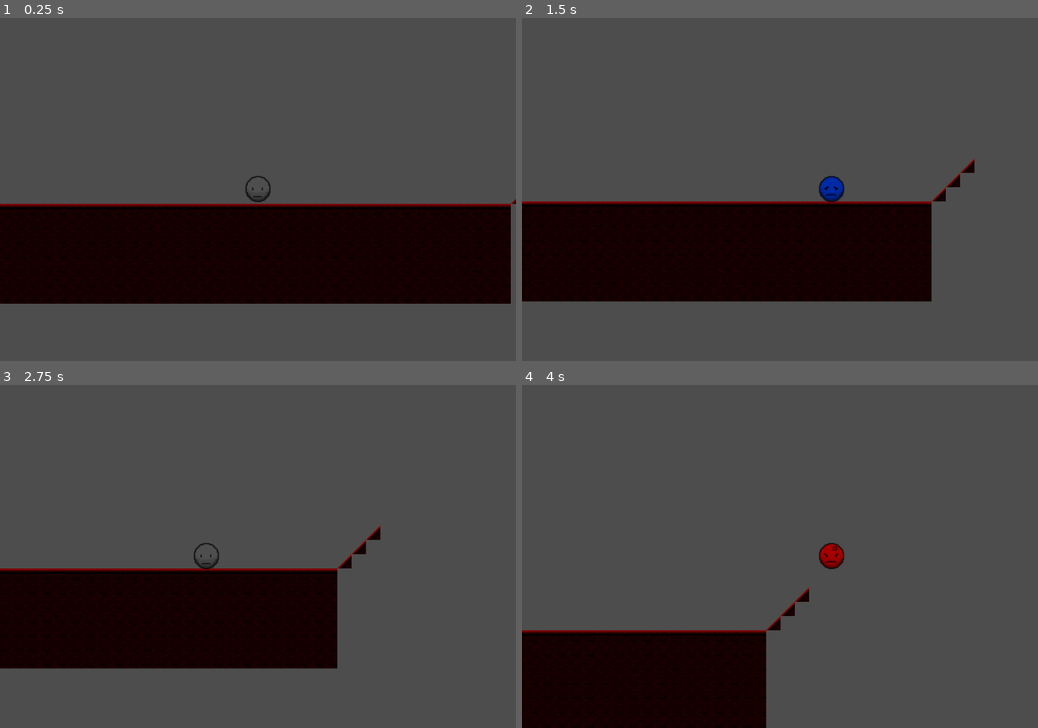
Above: before the commit, frames 1-4 (two rows, left to right).
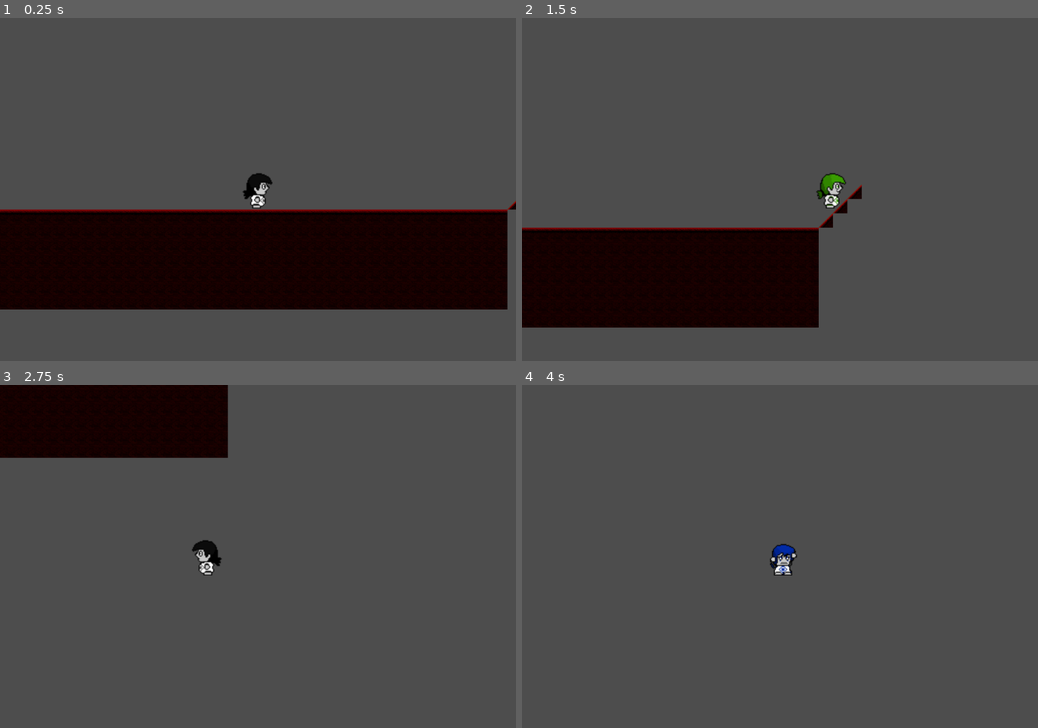
Above: after the commit, the same moments.

Repository: Corsa-Technologies/BeatingHeart
Game: Godot game, scene res://Nivel/level_debug.tscn
Same seed, same stepped clock (60 frames per second), same inputs: the game is played once before the commit and once after it. The project has no main scene, so this scene is started directly.
Inputs:
- Up to frame 1 (0.25 s): no input
- Up to frame 2 (1.5 s): hold Right (ui_right) from 0.53 s (still down); tap C (attack) at 0.6 s; tap Up (ui_up) at 0.77, 1.07 s; tap 3 (felicidade, bound only after the commit) at 0.8, 1.35 s
- Up to frame 3 (2.75 s): tap Up (ui_up) at 1.52, 1.82 s; tap 2 (felicidade, bound only before the commit) at 1.55, 2.1 s; release Right (ui_right) at 2.03 s; hold Left (ui_left) from 2.03 s (still down); tap 1 (neutro) at 2.3 s
- Up to frame 4 (4 s): release Left (ui_left) at 2.78 s; hold Right (ui_right) from 2.78 s (still down); tap 1 (neutro) at 2.85 s; tap Up (ui_up) at 3.02, 3.32, 3.77, 3.8 s; tap 4 (raiva, bound only before the commit) at 3.05, 3.6 s

The runs differ from the first frame. In frame 1, 4.6% of the frame differs, in the area x 0-100%, y 45-85%; in frame 2, 16%; in frame 3, 29%, in the area x 0-74%, y 0-83%; in frame 4, 14%.

Commit message:
adicionado emoções

Diff:
--- a/Nivel/level_debug.tscn
+++ b/Nivel/level_debug.tscn
@@ -172,12 +172,11 @@
 [node name="Level debug" type="Node2D"]
 position = Vector2(0, 16)
 
-[node name="Personagem" parent="." instance=ExtResource("1_rs31i")]
-position = Vector2(-7, -14)
-
 [node name="Cenário" type="Node2D" parent="."]
 position = Vector2(-48, 0)
 
 [node name="Chão" type="TileMapLayer" parent="Cenário"]
 tile_map_data = PackedByteArray("AAD//wIAAAANAAIAAAABAAIAAAANAAIAAAACAAIAAAANAAIAAAAAAAIAAAANAAIAAAADAAIAAAANAAIAAAAEAA …(5904 unchanged characters)…
 tile_set = SubResource("TileSet_14orp")
+
+[node name="Personagem" parent="." instance=ExtResource("1_rs31i")]
--- a/Player/Player.gd
+++ b/Player/Player.gd
@@ -1,12 +1,21 @@
 extends CharacterBody2D
 
-const SPEED = 400.0
+const BASE_SPEED = 400.0
 const JUMP_VELOCITY = -400.0
 
+# Estados emocionais
+enum Emotions { NEUTRO, FELICIDADE, TRISTEZA, RAIVA }
+var current_emotion: int = Emotions.NEUTRO
+
+# Variáveis para atributos de cada emoção
+var player_health: int = 100  # Vida do jogador
+var player_damage: int = 10    # Dano do jogador
+var player_speed: float = BASE_SPEED  # Velocidade do jogador
+
 # Referências aos nodes
+@onready var spriteplayer = $spriteplayer
 @onready var hitboxarea = $hitboxarea
 @onready var ataquemelle = hitboxarea.get_node("ataquemelle")
-@onready var spriteplayer = $spriteplayer  # Referência ao AnimatedSprite2D
 
 # Controle da direção do player (-1 para esquerda, 1 para direita)
 var facing_direction := 1
@@ -19,68 +28,118 @@
 	# Inicia com o hitbox invisível e na posição inicial
 	hitboxarea.visible = false
 	update_hitbox_position()
+	update_emotion_animation("idle")  # Começa com a animação idle do estado neutro
 
 func _physics_process(delta: float) -> void:
-	# Gravidade e salto
-	if not is_on_floor():
-		velocity += get_gravity() * delta
-	if Input.is_action_just_pressed("ui_up") and is_on_floor():
-		velocity.y = JUMP_VELOCITY
+	# Gravidade e salto (somente se não estiver triste)
+	if current_emotion != Emotions.TRISTEZA:
+		if not is_on_floor():
+			velocity += get_gravity() * delta
+			if velocity.y > 0:
+				update_emotion_animation("fall")
+			else:
+				update_emotion_animation("jump")
+		else:
+			if Input.is_action_just_pressed("ui_up"):
+				velocity.y = JUMP_VELOCITY
+				update_emotion_animation("jump")
 
-	# Movimentação
-	var direction := Input.get_axis("ui_left", "ui_right")
-	if direction and not is_attacking:
-		velocity.x = direction * SPEED
-		facing_direction = sign(direction)  # Atualiza a direção do player
-		update_hitbox_position()
-	else:
-		velocity.x = move_toward(velocity.x, 0, SPEED)
+	# Movimentação (somente se não estiver triste)
+	if current_emotion != Emotions.TRISTEZA:
+		var direction := Input.get_axis("ui_left", "ui_right")
+		if direction and not is_attacking:
+			velocity.x = direction * player_speed
+			facing_direction = sign(direction)  # Atualiza a direção do player
+			update_hitbox_position()
+			update_emotion_animation("walk")
+
+			# Atualiza a direção do sprite para o lado correto
+			spriteplayer.flip_h = facing_direction == -1  # Espelha o sprite horizontalmente
+		else:
+			velocity.x = move_toward(velocity.x, 0, player_speed)
+			if is_on_floor() and not is_attacking:
+				update_emotion_animation("idle")
+	elif current_emotion == Emotions.TRISTEZA:
+		velocity.x = 0  # Bloqueia o movimento horizontal ao entrar em tristeza
+		if is_on_floor() and not is_attacking:
+			update_emotion_animation("idle")
 
 	move_and_slide()
 
-	# Ataque
+	# Ataque (somente se não for felicidade ou tristeza)
 	if Input.is_action_just_pressed("attack") and not is_attacking:
-		is_attacking = true
-		hitboxarea.visible = true
-		ataquemelle.play("ataque1")
+		if current_emotion != Emotions.FELICIDADE and current_emotion != Emotions.TRISTEZA:
+			is_attacking = true
+			hitboxarea.visible = true
+			ataquemelle.play("ataque1")
+			update_emotion_animation("attack")
 
-	# Troca de "personagens" usando funções dedicadas
+	# Troca de emoções
 	if Input.is_action_just_pressed("neutro"):
-		set_neutro()
+		set_emotion(Emotions.NEUTRO)
+	elif Input.is_action_just_pressed("raiva"):
+		set_emotion(Emotions.RAIVA)
+	elif Input.is_action_just_pressed("tristeza"):
+		set_emotion(Emotions.TRISTEZA)
 	elif Input.is_action_just_pressed("felicidade"):
-		set_felicidade()
-	elif Input.is_action_just_pressed("tristeza"):
-		set_tristeza()
-	elif Input.is_action_just_pressed("raiva"):
-		set_raiva()
+		set_emotion(Emotions.FELICIDADE)
 
 func _on_ataquemelle_animation_finished() -> void:
 	# Torna o hitbox invisível ao final da animação
 	hitboxarea.visible = false
-	is_attacking = false  # Permite que o player mude de lado novamente
+	is_attacking = false
+	update_emotion_animation("idle")
 
 func update_hitbox_position() -> void:
 	# Ajusta o offset do hitbox com base na direção
 	hitboxarea.position.x = HITBOX_OFFSET * facing_direction
 	hitboxarea.scale.x = facing_direction  # Espelha o hitbox horizontalmente se necessário
 
-# Funções dedicadas para trocar de "personagem"
-func set_neutro() -> void:
-	spriteplayer.play("neutro")
-	print("Personagem alterado para Neutro.")
-	# Adicione lógica extra aqui, se necessário
+# Troca de estado emocional
+func set_emotion(emotion: int) -> void:
+	current_emotion = emotion
+	match emotion:
+		Emotions.NEUTRO:
+			player_health = 100
+			player_damage = 10
+			player_speed = BASE_SPEED
+			print("Mudou para Neutro")
+		Emotions.FELICIDADE:
+			player_health = 100  # Mais vida
+			player_damage = 0     # Menos dano
+			player_speed = BASE_SPEED * 2.0  # Mais velocidade
+			print("Mudou para Felicidade")
+		Emotions.TRISTEZA:
+			player_health = 50    # Menos vida
+			player_damage = 0     # Menos dano
+			player_speed = BASE_SPEED * 0.0  # Menos velocidade
+			print("Mudou para Tristeza")
+		Emotions.RAIVA:
+			player_health = 80    # Vida média
+			player_damage = 30    # Mais dano
+			player_speed = BASE_SPEED * 0.7  # Mais velocidade
+			print("Mudou para Raiva")
+	# Reinicia a animação para o estado atual
+	update_emotion_animation("idle")
 
-func set_felicidade() -> void:
-	spriteplayer.play("felicidade")
-	print("Personagem alterado para Felicidade.")
-	# Adicione lógica extra aqui, se necessário
+# Atualiza a animação baseada no estado emocional e ação atual
+func update_emotion_animation(action: String) -> void:
+	if is_attacking and action != "attack":
+		return  # Não troca a animação se estiver atacando
 
-func set_tristeza() -> void:
-	spriteplayer.play("tristeza")
-	print("Personagem alterado para Tristeza.")
-	# Adicione lógica extra aqui, se necessário
+	var emotion_name = ""
+	match current_emotion:
+		Emotions.NEUTRO:
+			emotion_name = "neutro"
+		Emotions.FELICIDADE:
+			emotion_name = "felicidade"
+		Emotions.TRISTEZA:
+			emotion_name = "tristeza"
+		Emotions.RAIVA:
+			emotion_name = "raiva"
+		_:  # Caso padrão
+			emotion_name = "neutro"
 
-func set_raiva() -> void:
-	spriteplayer.play("raiva")
-	print("Personagem alterado para Raiva.")
-	# Adicione lógica extra aqui, se necessário
+	var animation_name = emotion_name + "_" + action
+	if spriteplayer.animation != animation_name:  # Corrigido o uso de 'current_animation'
+		spriteplayer.play(animation_name)
--- a/Player/personagem.tscn
+++ b/Player/personagem.tscn
@@ -1,65 +1,219 @@
-[gd_scene load_steps=23 format=3 uid="uid://chmjj3qfa4eju"]
-
+[gd_scene load_steps=37 format=3 uid="uid://chmjj3qfa4eju"]
+
+[ext_resource type="Texture2D" uid="uid://dkooh1dbypiwl" path="res://Player/emoções/raiva.png" id="1_08l7k"]
 [ext_resource type="Script" path="res://Player/Player.gd" id="1_sl20s"]
 [ext_resource type="Texture2D" uid="uid://de4hxy2oyymu5" path="res://Player/emoções/Felicidade.png" id="2_bpk5d"]
 [ext_resource type="Texture2D" uid="uid://cjdpkv8okipio" path="res://Player/ataques/slashes.png" id="3_3y4oh"]
-[ext_resource type="Texture2D" uid="uid://datvdt5gcttxp" path="res://Player/emoções/Neutro.png" id="3_78swa"]
-[ext_resource type="Texture2D" uid="uid://dkooh1dbypiwl" path="res://Player/emoções/Raiva.png" id="4_vwdyy"]
-[ext_resource type="Texture2D" uid="uid://bjayigm2s16mh" path="res://Player/emoções/Tristeza.png" id="5_3eg3v"]
-
-[sub_resource type="AtlasTexture" id="AtlasTexture_j0u5u"]
-atlas = ExtResource("2_bpk5d")
-region = Rect2(0, 0, 30, 30)
-
-[sub_resource type="AtlasTexture" id="AtlasTexture_0hpa0"]
-atlas = ExtResource("3_78swa")
-region = Rect2(0, 0, 30, 30)
-
-[sub_resource type="AtlasTexture" id="AtlasTexture_pv13m"]
-atlas = ExtResource("4_vwdyy")
-region = Rect2(0, 0, 30, 30)
-
-[sub_resource type="AtlasTexture" id="AtlasTexture_lltf5"]
-atlas = ExtResource("5_3eg3v")
-region = Rect2(0, 0, 30, 30)
+[ext_resource type="Texture2D" uid="uid://datvdt5gcttxp" path="res://Player/emoções/neutro.png" id="4_1q6aj"]
+[ext_resource type="Texture2D" uid="uid://bjayigm2s16mh" path="res://Player/emoções/tristeza.png" id="5_81txk"]
+
+[sub_resource type="AtlasTexture" id="AtlasTexture_nnrnt"]
+atlas = ExtResource("2_bpk5d")
+region = Rect2(40, 40, 40, 40)
+
+[sub_resource type="AtlasTexture" id="AtlasTexture_gc2jg"]
+atlas = ExtResource("2_bpk5d")
+region = Rect2(0, 0, 40, 40)
+
+[sub_resource type="AtlasTexture" id="AtlasTexture_2ajnm"]
+atlas = ExtResource("2_bpk5d")
+region = Rect2(0, 40, 40, 40)
+
+[sub_resource type="AtlasTexture" id="AtlasTexture_vd83i"]
+atlas = ExtResource("2_bpk5d")
+region = Rect2(0, 0, 40, 40)
+
+[sub_resource type="AtlasTexture" id="AtlasTexture_gnflv"]
+atlas = ExtResource("2_bpk5d")
+region = Rect2(40, 0, 40, 40)
+
+[sub_resource type="AtlasTexture" id="AtlasTexture_1uyn2"]
+atlas = ExtResource("4_1q6aj")
+region = Rect2(0, 80, 40, 40)
+
+[sub_resource type="AtlasTexture" id="AtlasTexture_f0kob"]
+atlas = ExtResource("4_1q6aj")
+region = Rect2(40, 40, 40, 40)
+
+[sub_resource type="AtlasTexture" id="AtlasTexture_q7frf"]
+atlas = ExtResource("4_1q6aj")
+region = Rect2(0, 0, 40, 40)
+
+[sub_resource type="AtlasTexture" id="AtlasTexture_f6e4a"]
+atlas = ExtResource("4_1q6aj")
+region = Rect2(0, 40, 40, 40)
+
+[sub_resource type="AtlasTexture" id="AtlasTexture_5fb8f"]
+atlas = ExtResource("4_1q6aj")
+region = Rect2(0, 0, 40, 40)
+
+[sub_resource type="AtlasTexture" id="AtlasTexture_1s3p0"]
+atlas = ExtResource("4_1q6aj")
+region = Rect2(40, 0, 40, 40)
+
+[sub_resource type="AtlasTexture" id="AtlasTexture_hlqpd"]
+atlas = ExtResource("1_08l7k")
+region = Rect2(0, 80, 40, 40)
+
+[sub_resource type="AtlasTexture" id="AtlasTexture_i6npu"]
+atlas = ExtResource("1_08l7k")
+region = Rect2(40, 40, 40, 40)
+
+[sub_resource type="AtlasTexture" id="AtlasTexture_51y60"]
+atlas = ExtResource("1_08l7k")
+region = Rect2(0, 0, 40, 40)
+
+[sub_resource type="AtlasTexture" id="AtlasTexture_yascm"]
+atlas = ExtResource("1_08l7k")
+region = Rect2(0, 40, 40, 40)
+
+[sub_resource type="AtlasTexture" id="AtlasTexture_sqqq8"]
+atlas = ExtResource("1_08l7k")
+region = Rect2(0, 0, 40, 40)
+
+[sub_resource type="AtlasTexture" id="AtlasTexture_nbvvw"]
+atlas = ExtResource("1_08l7k")
+region = Rect2(40, 0, 40, 40)
+
+[sub_resource type="AtlasTexture" id="AtlasTexture_3hh3n"]
+atlas = ExtResource("5_81txk")
+region = Rect2(0, 0, 40, 40)
 
 [sub_resource type="SpriteFrames" id="SpriteFrames_o0eoh"]
 animations = [{
 "frames": [{
 "duration": 1.0,
-"texture": SubResource("AtlasTexture_j0u5u")
-}],
-"loop": false,
-"name": &"felicidade",
-"speed": 5.0
-}, {
-"frames": [{
-"duration": 1.0,
-"texture": SubResource("AtlasTexture_0hpa0")
-}],
-"loop": false,
-"name": &"neutro",
-"speed": 5.0
-}, {
-"frames": [{
-"duration": 1.0,
-"texture": SubResource("AtlasTexture_pv13m")
-}],
-"loop": false,
-"name": &"raiva",
-"speed": 5.0
-}, {
-"frames": [{
-"duration": 1.0,
-"texture": SubResource("AtlasTexture_lltf5")
-}],
-"loop": false,
-"name": &"tristeza",
+"texture": SubResource("AtlasTexture_nnrnt")
+}],
+"loop": true,
+"name": &"felicidade_fall",
+"speed": 5.0
+}, {
+"frames": [{
+"duration": 1.0,
+"texture": SubResource("AtlasTexture_gc2jg")
+}],
+"loop": false,
+"name": &"felicidade_idle",
+"speed": 0.0
+}, {
+"frames": [{
+"duration": 1.0,
+"texture": SubResource("AtlasTexture_2ajnm")
+}],
+"loop": true,
+"name": &"felicidade_jump",
+"speed": 5.0
+}, {
+"frames": [{
+"duration": 1.0,
+"texture": SubResource("AtlasTexture_vd83i")
+}, {
+"duration": 1.0,
+"texture": SubResource("AtlasTexture_gnflv")
+}],
+"loop": true,
+"name": &"felicidade_walk",
+"speed": 4.0
+}, {
+"frames": [{
+"duration": 1.0,
+"texture": SubResource("AtlasTexture_1uyn2")
+}],
+"loop": false,
+"name": &"neutro_attack",
+"speed": 5.0
+}, {
+"frames": [{
+"duration": 1.0,
+"texture": SubResource("AtlasTexture_f0kob")
+}],
+"loop": false,
+"name": &"neutro_fall",
+"speed": 0.0
+}, {
+"frames": [{
+"duration": 1.0,
+"texture": SubResource("AtlasTexture_q7frf")
+}],
+"loop": false,
+"name": &"neutro_idle",
+"speed": 0.0
+}, {
+"frames": [{
+"duration": 1.0,
+"texture": SubResource("AtlasTexture_f6e4a")
+}],
+"loop": false,
+"name": &"neutro_jump",
+"speed": 0.0
+}, {
+"frames": [{
+"duration": 1.0,
+"texture": SubResource("AtlasTexture_5fb8f")
+}, {
+"duration": 1.0,
+"texture": SubResource("AtlasTexture_1s3p0")
+}],
+"loop": true,
+"name": &"neutro_walk",
+"speed": 5.0
+}, {
+"frames": [{
+"duration": 1.0,
+"texture": SubResource("AtlasTexture_hlqpd")
+}],
+"loop": true,
+"name": &"raiva_attack",
+"speed": 5.0
+}, {
+"frames": [{
+"duration": 1.0,
+"texture": SubResource("AtlasTexture_i6npu")
+}],
+"loop": true,
+"name": &"raiva_fall",
+"speed": 5.0
+}, {
+"frames": [{
+"duration": 1.0,
+"texture": SubResource("AtlasTexture_51y60")
+}],
+"loop": false,
+"name": &"raiva_idle",
+"speed": 0.0
+}, {
+"frames": [{
+"duration": 1.0,
+"texture": SubResource("AtlasTexture_yascm")
+}],
+"loop": false,
+"name": &"raiva_jump",
+"speed": 0.0
+}, {
+"frames": [{
+"duration": 1.0,
+"texture": SubResource("AtlasTexture_sqqq8")
+}, {
+"duration": 1.0,
+"texture": SubResource("AtlasTexture_nbvvw")
+}],
+"loop": true,
+"name": &"raiva_walk",
+"speed": 3.0
+}, {
+"frames": [{
+"duration": 1.0,
+"texture": SubResource("AtlasTexture_3hh3n")
+}],
+"loop": true,
+"name": &"tristeza_idle",
 "speed": 5.0
 }]
 
-[sub_resource type="CircleShape2D" id="CircleShape2D_nlniq"]
-radius = 6.84337
+[sub_resource type="CapsuleShape2D" id="CapsuleShape2D_c886w"]
+radius = 6.57895
+height = 20.6579
 
 [sub_resource type="AtlasTexture" id="AtlasTexture_w1y1h"]
 atlas = ExtResource("3_3y4oh")
@@ -126,7 +280,7 @@
 }]
 
 [sub_resource type="RectangleShape2D" id="RectangleShape2D_gn3b3"]
-size = Vector2(66, 20)
+size = Vector2(50.6667, 20)
 
 [node name="Personagem" type="CharacterBody2D"]
 script = ExtResource("1_sl20s")
@@ -135,31 +289,32 @@
 z_index = 1
 scale = Vector2(2, 2)
 sprite_frames = SubResource("SpriteFrames_o0eoh")
-animation = &"neutro"
+animation = &"tristeza_idle"
 
 [node name="Colisão" type="CollisionShape2D" parent="."]
-position = Vector2(0, -0.5)
+position = Vector2(0, 3)
 scale = Vector2(3.8, 3.8)
-shape = SubResource("CircleShape2D_nlniq")
+shape = SubResource("CapsuleShape2D_c886w")
 
 [node name="Camera2D" type="Camera2D" parent="."]
 limit_smoothed = true
 drag_horizontal_enabled = true
 
 [node name="hitboxarea" type="Area2D" parent="."]
+position = Vector2(-1, 16)
 scale = Vector2(3, 2)
 
 [node name="ataquemelle" type="AnimatedSprite2D" parent="hitboxarea"]
-position = Vector2(19, 1)
+position = Vector2(2.41103, 1.15749)
 rotation = 0.71733
-scale = Vector2(0.4, 0.4)
+scale = Vector2(0.303146, 0.313876)
 sprite_frames = SubResource("SpriteFrames_dbcnp")
 animation = &"ataque1"
 frame = 7
 frame_progress = 1.0
 
 [node name="CollisionShape2D" type="CollisionShape2D" parent="hitboxarea"]
-position = Vector2(23, 0)
+position = Vector2(15.3333, 0)
 shape = SubResource("RectangleShape2D_gn3b3")
 
 [connection signal="animation_finished" from="hitboxarea/ataquemelle" to="." method="_on_ataquemelle_animation_finished"]
--- /dev/null
+++ b/UI/player_ui.tscn
@@ -0,0 +1,3 @@
+[gd_scene format=3 uid="uid://cjptg3s2ybvqu"]
+
+[node name="PlayerUI" type="CanvasLayer"]
--- a/project.godot
+++ b/project.godot
@@ -49,17 +49,17 @@
 "events": [Object(InputEventKey,"resource_local_to_scene":false,"resource_name":"","device":-1,"window_id":0,"alt_press …(191 unchanged characters)…
 ]
 }
-felicidade={
+raiva={
 "deadzone": 0.5,
 "events": [Object(InputEventKey,"resource_local_to_scene":false,"resource_name":"","device":-1,"window_id":0,"alt_press …(191 unchanged characters)…
 ]
 }
-tristeza={
+felicidade={
 "deadzone": 0.5,
 "events": [Object(InputEventKey,"resource_local_to_scene":false,"resource_name":"","device":-1,"window_id":0,"alt_press …(191 unchanged characters)…
 ]
 }
-raiva={
+tristeza={
 "deadzone": 0.5,
 "events": [Object(InputEventKey,"resource_local_to_scene":false,"resource_name":"","device":-1,"window_id":0,"alt_press …(191 unchanged characters)…
 ]
Binary file changed: Player/emoções/Felicidade.png
Binary file changed: Player/emoções/Neutro.png
Not shown, changed: Player/emoções/Neutro.png.import
Binary file changed: Player/emoções/Raiva.png
Not shown, changed: Player/emoções/Raiva.png.import
Binary file changed: Player/emoções/Tristeza.png
Not shown, changed: Player/emoções/Tristeza.png.import
